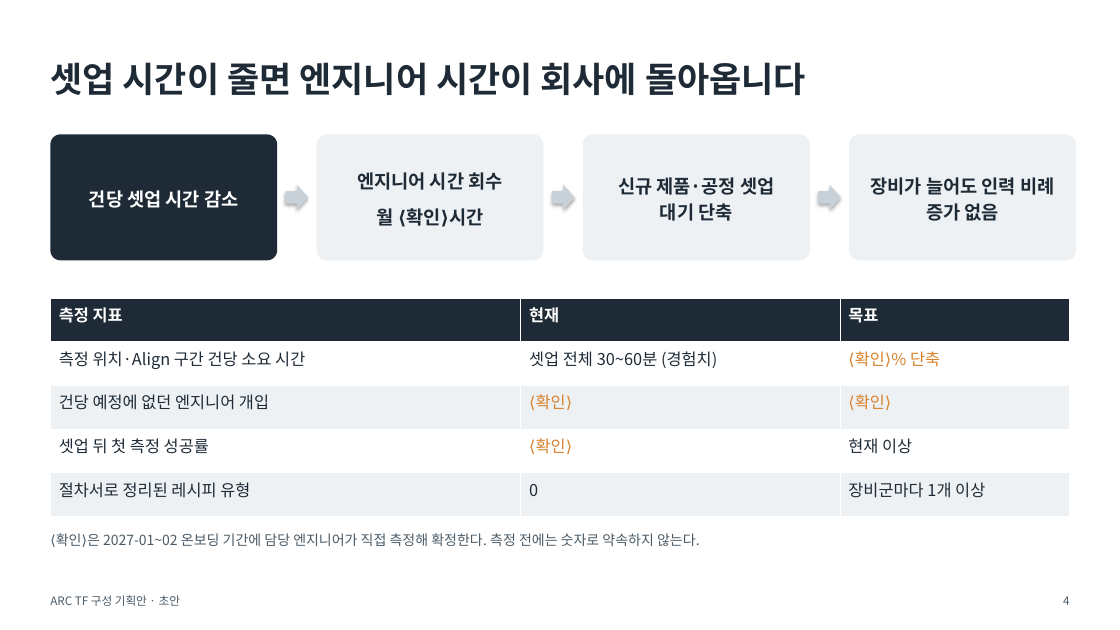
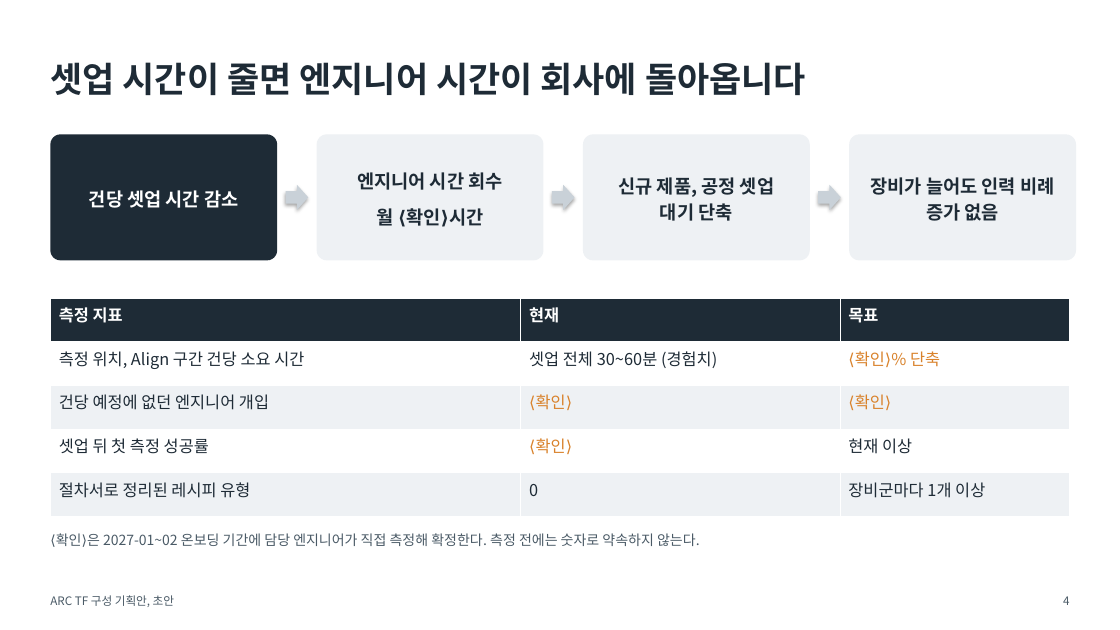
Before and after one commit to DarrenKoi/pm_notes, a slide deck: slide 4 of my-task/arc-tf/deliverables/arc-tf-proposal.pptx. Drawn at 1120x630 pixels with LibreOffice and Linux fonts; fonts in the diff are those of the drawing. Boxes give left, top, right and bottom in pixels: in the first picture for what was removed or moved away, otherwise in the second. Text is boxed around its words. In the diff, an @@ line names an element or a change of style, - is before the commit and + after.

```diff
--- a/my-task/arc-tf/deliverables/arc-tf-proposal.pptx
+++ b/my-task/arc-tf/deliverables/arc-tf-proposal.pptx
@@ text at <box>618,177,774,221</box>: text changed @@
-신규 제품·공정 셋업 대기 단축
+신규 제품, 공정 셋업 대기 단축
@@ table at <box>50,298,1070,517</box> @@
-row 2, column 1: 측정 위치·Align 구간 건당 소요 시간
+row 2, column 1: 측정 위치, Align 구간 건당 소요 시간
@@ text at <box>50,595,174,607</box>: text changed @@
-ARC TF 구성 기획안 · 초안
+ARC TF 구성 기획안, 초안
```
Also in this commit, not shown: 9 other slides changed, 28 other files.
